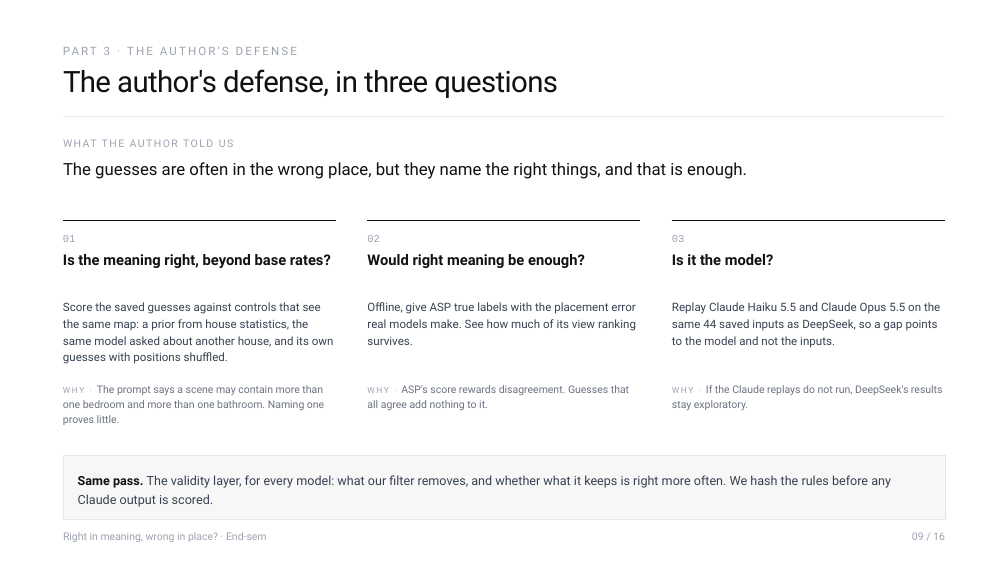
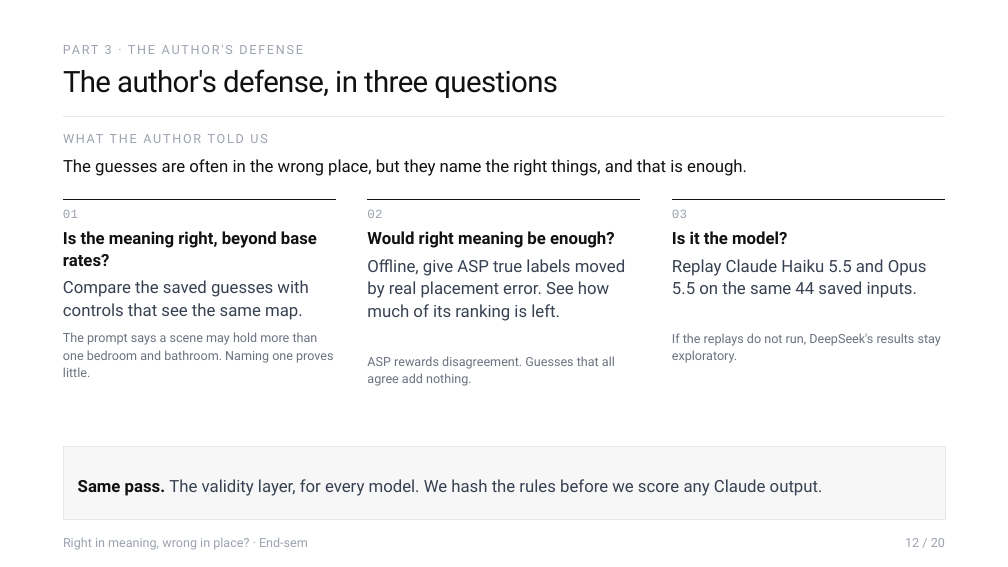
Before and after one commit to Sher110106/validity-aware-active-semantic-exploration, a slide deck: slide 12 of docs/endsem_2026-11/ASP_Endsem.pptx (slide 9 before the commit). Drawn at 1008x567 pixels with LibreOffice and Linux fonts; fonts in the diff are those of the drawing. Boxes give left, top, right and bottom in pixels: in the first picture for what was removed or moved away, otherwise in the second. Text is boxed around its words. In the diff, an @@ line names an element or a change of style, - is before the commit and + after.

```diff
--- a/docs/endsem_2026-11/ASP_Endsem.pptx
+++ b/docs/endsem_2026-11/ASP_Endsem.pptx
@@ text "PART 3 · THE AUTHOR'S ..." at (105, 45, 232, 54): size 11 to 12 pt, letter spacing 2 to 1.7 pt; line spacing 13.2pt to 14.4pt @@
@@ text "WHAT THE AUTHOR TOLD US" at (63, 132, 945, 150): size 10 to 12 pt, letter spacing 1.4 to 1.7 pt; line spacing 12pt to 14.4pt @@
@@ 3 lines: place and size @@
-3 lines at (63, 221, 945, 221)
+3 lines at (63, 200, 945, 200)
@@ 3 texts: place and size @@
-3 texts at (63, 235, 685, 242)
+3 texts at (63, 210, 687, 218)
@@ size 10 to 12 pt; line spacing 15pt to 14.4pt in 3 elements at (63, 210, 78, 218), (367, 210, 382, 218), (672, 210, 687, 218) @@
@@ text "Is the meaning right, beyond ...": place and size @@
-text "Is the meaning right, beyond ..." at (63, 254, 331, 268)
+text "Is the meaning right, beyond ..." at (63, 231, 317, 266)
@@ text "Would right meaning be enough?": place and size @@
-text "Would right meaning be enough?" at (367, 254, 585, 268)
+text "Would right meaning be enough?" at (367, 231, 615, 248)
@@ size 14 to 16 pt; line spacing 18.2pt to 20.8pt in 3 elements at (63, 231, 317, 266), (367, 231, 615, 248), (672, 231, 787, 244) @@
@@ text "Is it the model?": place and size @@
-text "Is it the model?" at (672, 254, 774, 265)
+text "Is it the model?" at (672, 231, 787, 244)
@@ text at (367, 259, 625, 321): text changed; size 11 to 16 pt @@
-Offline, give ASP true labels with the placement error real models make. See how much of its view ranking survives.
+Offline, give ASP true labels moved by real placement error. See how much of its ranking is left.
@@ text at (672, 259, 927, 298): text changed; size 11 to 16 pt @@
-Replay Claude Haiku 5.5 and Claude Opus 5.5 on the same 44 saved inputs as DeepSeek, so a gap points to the model and not the inputs.
+Replay Claude Haiku 5.5 and Opus 5.5 on the same 44 saved inputs.
@@ text at (63, 280, 308, 320): text changed; size 11 to 16 pt @@
-Score the saved guesses against controls that see the same map: a prior from house statistics, the same model asked about another house, and its own guesses with positions shuffled.
+Compare the saved guesses with controls that see the same map.
@@ text at (63, 332, 333, 377): text changed; size 10 to 12 pt @@
-WHY · The prompt says a scene may contain more than one bedroom and more than one bathroom. Naming one proves little.
+The prompt says a scene may hold more than one bedroom and bathroom. Naming one proves little.
@@ text at (367, 356, 615, 386): text changed; size 10 to 12 pt @@
-WHY · ASP's score rewards disagreement. Guesses that all agree add nothing to it.
+ASP rewards disagreement. Guesses that all agree add nothing.
@@ text at (672, 333, 941, 363): text changed; size 10 to 12 pt @@
-WHY · If the Claude replays do not run, DeepSeek's results stay exploratory.
+If the replays do not run, DeepSeek's results stay exploratory.
@@ rectangle "Same pass. The validity layer, ...": place and size @@
-rectangle "Same pass. The validity layer, ..." at (63, 456, 945, 520)
+rectangle "Same pass. The validity layer, ..." at (63, 446, 945, 520)
@@ text in rectangle at (78, 479, 823, 496): text changed; size 12 to 16 pt @@
-Same pass. The validity layer, for every model: what our filter removes, and whether what it keeps is right more often. We hash the rules before any Claude output is scored.
+Same pass. The validity layer, for every model. We hash the rules before we score any Claude output.
@@ text "Right in meaning, wrong in ..." at (63, 537, 308, 550): size 10 to 12 pt; line spacing 12pt to 14.4pt @@
@@ text at (905, 538, 945, 547): text changed; size 10 to 12 pt @@
-09 / 16
+12 / 20
```
Also in this commit, not shown: 12 other slides changed, 8 slides added, 3 slides removed, 7 other files.
